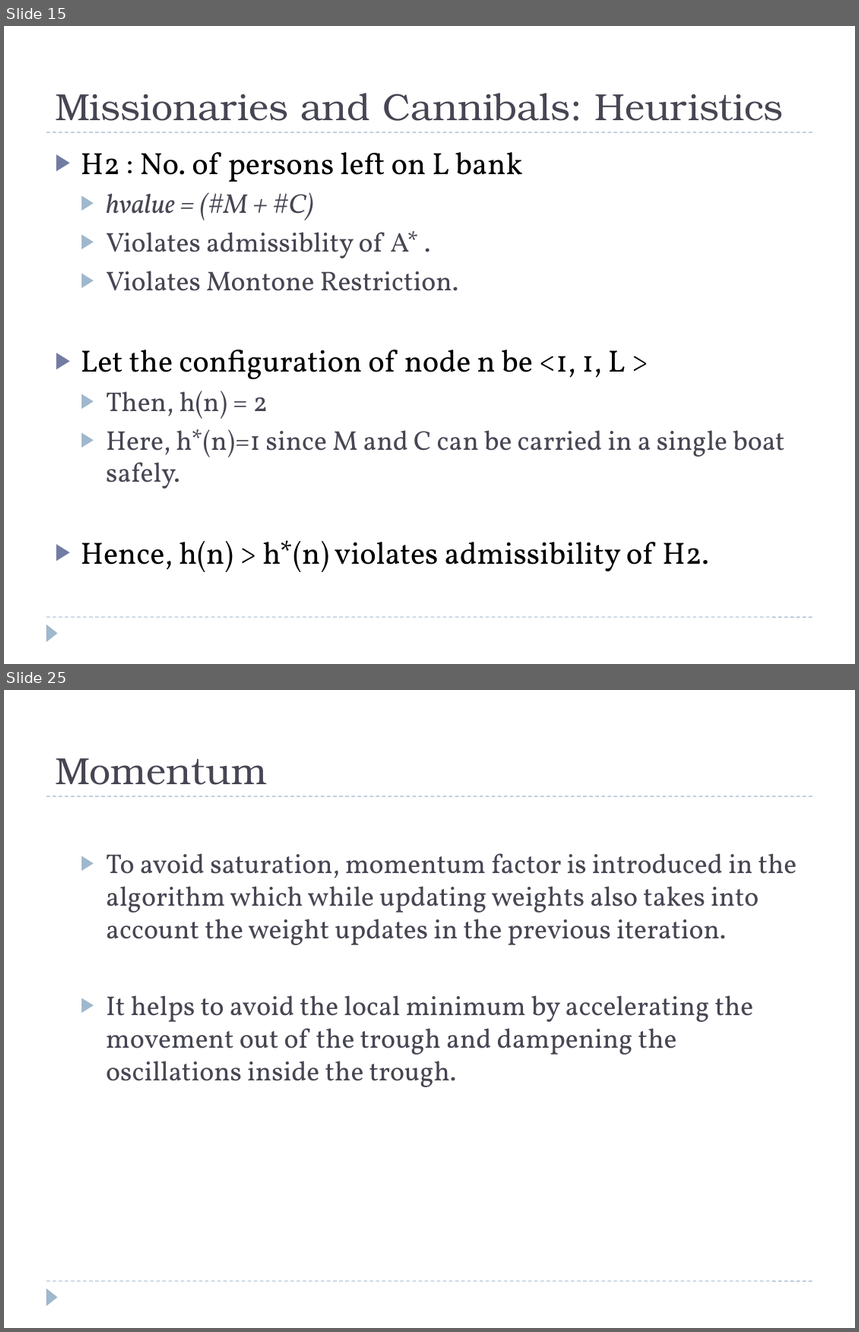
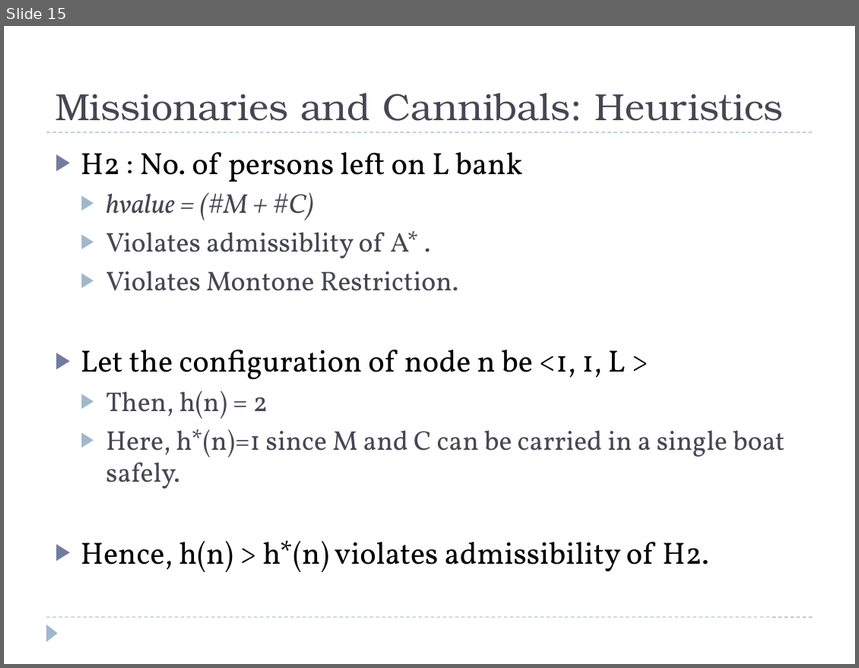
Before and after one commit to mayank127/AILab, a slide deck: slides/Astar.pptx. Shown one above the other, each under a label of ours: slides 15 and 25 before the commit, slide 15 after it; the slides between them are not shown. The pictures are 859x1332 and 859x668 pixels, drawn with LibreOffice and Linux fonts; fonts in the diff are those of the drawing. Boxes give left, top, right and bottom in pixels: in the first picture for what was removed or moved away, otherwise in the second. Text is boxed around its words. In the diff, an @@ line names an element or a change of style, - is before the commit and + after.

```diff
--- a/slides/Astar.pptx
+++ b/slides/Astar.pptx
@@ slide 25 removed at (x1=4, y1=690, x2=855, y2=1328), background #FFFFFF; not listed: 3 template elements that a slide beside it also shows @@
@@ title removed at (x1=55, y1=758, x2=267, y2=785) @@
-Momentum
@@ text removed at (x1=106, y1=853, x2=797, y2=1087) @@
-  ▶ To avoid saturation, momentum factor is introduced in the algorithm which while updating weights also takes into account the weight updates in the previous iteration.
-  ▶ It helps to avoid the local minimum by accelerating the movement out of the trough and dampening the oscillations inside the trough.
```
Also in this commit, not shown: 3 slides added, 25 other slides removed.
